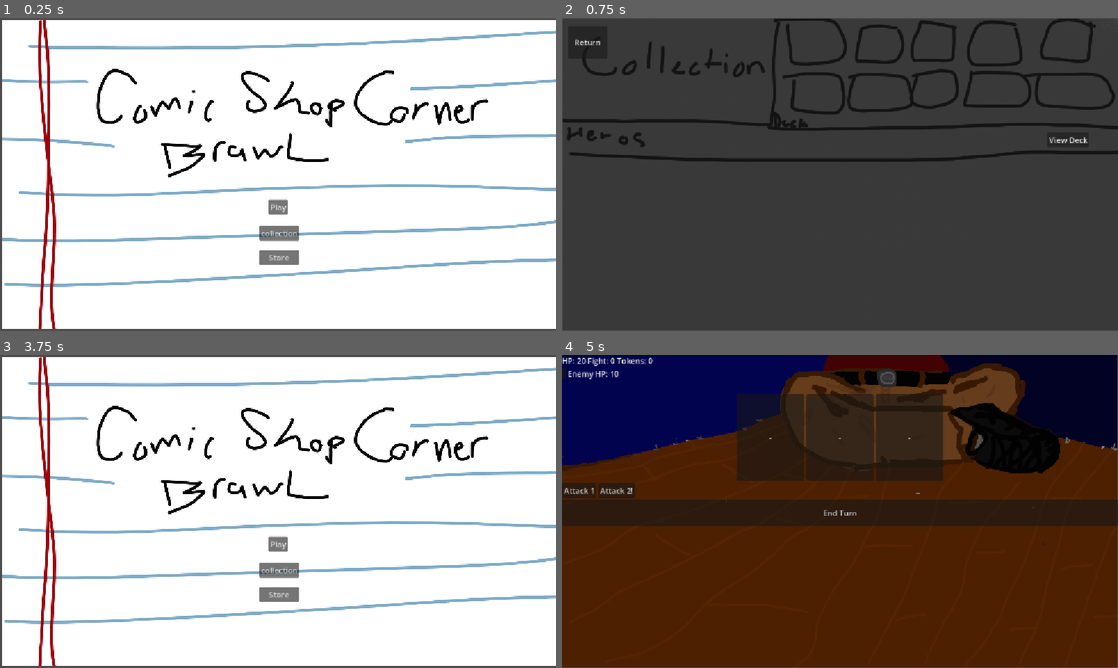
Above: before the commit, frames 1-4 (two rows, left to right).
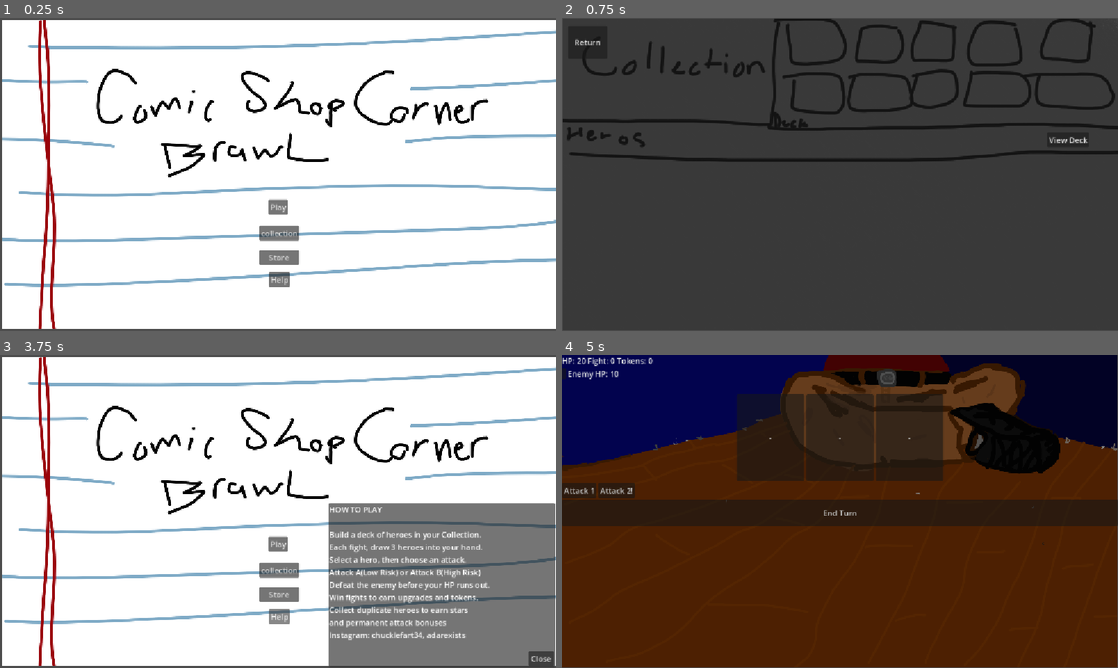
Above: after the commit, the same moments.

Repository: chucklefart34/comic-shop-corner-brawl
Game: Godot game, scene res://scenes/Title.tscn
Two runs of this game, one before a commit and one after it. Both use one fixed random seed, a clock stepped at 60 frames per second and the inputs below.
Inputs (mouse positions are in pixels of both pictures, inside the frame that each line leads up to):
- Up to frame 1 (0.25 s): no input
- Up to frame 2 (0.75 s): click "collection" at 0.5 s
- Up to frame 3 (3.75 s): click "Return" at 1.25 s; click "Store" at 2 s; click "Return" at 2.75 s; click (278, 617) at 3.5 s, where only the run after the commit has a clickable "Help"
- Up to frame 4 (5 s): click "Play" at 4.25 s

The runs differ from the first frame. In frame 1, 0.2% of the frame differs, in the area x 48-53%, y 81-86%; in frame 2, nothing differs; in frame 3, 21%, in the area x 48-100%, y 47-100%; in frame 4, nothing differs.

Commit message:
sound update
clicky  + hover sounds

Diff:
--- a/project.godot
+++ b/project.godot
@@ -20,6 +20,7 @@
 HeroDataBase="*uid://71px2f1qcjhk"
 RunData="*uid://bmymas1qclryn"
 SaveManager="*uid://ckx4tpsrurw5a"
+SoundManager="*uid://d3ekf61pgoxxt"
 
 [display]
 
--- a/scenes/Title.tscn
+++ b/scenes/Title.tscn
@@ -2,6 +2,9 @@
 
 [ext_resource type="Script" uid="uid://c8mdnb7kale0g" path="res://scripts/title.gd" id="1_c0dwi"]
 [ext_resource type="Texture2D" uid="uid://b0awh7tfcchsi" path="res://picstures/title.png" id="2_ax32a"]
+[ext_resource type="Script" uid="uid://d3ekf61pgoxxt" path="res://scripts/SoundManager.gd" id="3_aa56r"]
+[ext_resource type="AudioStream" uid="uid://cbxhb7o6q8gfr" path="res://Sounds/Hover.ogg" id="4_aa56r"]
+[ext_resource type="AudioStream" uid="uid://dh504xa52kms5" path="res://Sounds/click.ogg" id="5_mh4yb"]
 
 [node name="Title" type="Control" unique_id=2103769830]
 layout_mode = 3
@@ -49,3 +52,44 @@
 position = Vector2(578, 324.00003)
 scale = Vector2(0.5973959, 0.5935185)
 texture = ExtResource("2_ax32a")
+
+[node name="HelpButton" type="Button" parent="." unique_id=781902161]
+layout_mode = 0
+offset_left = 557.0
+offset_top = 526.0
+offset_right = 601.0
+offset_bottom = 557.0
+text = "Help"
+
+[node name="HelpPanel" type="Panel" parent="." unique_id=1309630667]
+layout_mode = 0
+offset_left = 681.0
+offset_top = 307.0
+offset_right = 1150.0
+offset_bottom = 645.0
+
+[node name="CloseHelpButton" type="Button" parent="HelpPanel" unique_id=1493927087]
+layout_mode = 0
+offset_left = 414.0
+offset_top = 306.0
+offset_right = 467.0
+offset_bottom = 337.0
+text = "Close"
+
+[node name="HelpText" type="Label" parent="HelpPanel" unique_id=701997194]
+layout_mode = 0
+offset_left = 1.0
+offset_top = 1.0
+offset_right = 462.0
+offset_bottom = 334.0
+
+[node name="SoundManager" type="Node2D" parent="." unique_id=671370362]
+script = ExtResource("3_aa56r")
+
+[node name="Music" type="AudioStreamPlayer" parent="SoundManager" unique_id=2043116249]
+
+[node name="Hover" type="AudioStreamPlayer" parent="SoundManager" unique_id=1274231214]
+stream = ExtResource("4_aa56r")
+
+[node name="Click" type="AudioStreamPlayer" parent="SoundManager" unique_id=459730217]
+stream = ExtResource("5_mh4yb")
--- a/scenes/Upgrade.tscn
+++ b/scenes/Upgrade.tscn
@@ -37,6 +37,6 @@
 
 [node name="Sprite2D" type="Sprite2D" parent="." unique_id=1617324242]
 z_index = -1000
-position = Vector2(581, 323.5)
+position = Vector2(576, 319.00003)
 scale = Vector2(0.6, 0.6064815)
 texture = ExtResource("2_p0jec")
--- a/scripts/Game.gd
+++ b/scripts/Game.gd
@@ -51,6 +51,9 @@
 		btn.icon_alignment = HORIZONTAL_ALIGNMENT_CENTER
 		btn.vertical_icon_alignment = VERTICAL_ALIGNMENT_TOP
 		btn.custom_minimum_size = Vector2(140, 180)
+
+
+
 
 	start_fight()
 
@@ -68,6 +71,17 @@
 	)
 	end_turn_btn.pressed.connect(end_turn)
 
+	connect_button_sounds(self)
+
+func connect_button_sounds(node: Node):
+	for child in node.get_children():
+		if child is Button:
+			if not child.mouse_entered.is_connected(SoundManager.play_hover):
+				child.mouse_entered.connect(SoundManager.play_hover)
+			if not child.pressed.is_connected(SoundManager.play_click):
+				child.pressed.connect(SoundManager.play_click)
+		connect_button_sounds(child)
+
 # ----------------------------
 # FIGHT START
 # ----------------------------
--- /dev/null
+++ b/scripts/SoundManager.gd
@@ -0,0 +1,21 @@
+extends Node
+
+@onready var hover_player = AudioStreamPlayer.new()
+@onready var click_player = AudioStreamPlayer.new()
+
+var hover_sound = preload("res://Sounds/hover.ogg")
+var click_sound = preload("res://Sounds/click.ogg")
+
+func _ready():
+	add_child(hover_player)
+	add_child(click_player)
+	hover_player.stream = hover_sound
+	click_player.stream = click_sound
+
+func play_hover():
+	hover_player.stop()
+	hover_player.play()
+
+func play_click():
+	click_player.stop()
+	click_player.play()
--- a/scripts/Store.gd
+++ b/scripts/Store.gd
@@ -14,6 +14,14 @@
 		update_currency_label()
 	)
 
+	connect_button_sounds(self)
+
+func connect_button_sounds(node: Node):
+	for child in node.get_children():
+		if child is Button:
+			child.mouse_entered.connect(SoundManager.play_hover)
+			child.pressed.connect(SoundManager.play_click)
+		connect_button_sounds(child)  # recurse into children too
 
 func update_currency_label():
 	currency_label.text = "Tokens: " + str(SaveManager.data["currency"])
@@ -34,6 +42,8 @@
 	hero_name_label.text = "You got: " + hero["display_name"]
 	SaveManager.add_hero(hero_id)
 	update_currency_label()
+
+
 
 func open_booster():
 	var rarity = roll_rarity()
--- a/scripts/Upgrade.gd
+++ b/scripts/Upgrade.gd
@@ -22,6 +22,7 @@
 	option1.pressed.connect(func(): pick_upgrade(0))
 	option2.pressed.connect(func(): pick_upgrade(1))
 	option3.pressed.connect(func(): pick_upgrade(2))
+
 
 # PICK UPGRADE
 func pick_upgrade(index: int):
@@ -53,3 +54,12 @@
 	info_label.text = "Upgrade applied!"
 	await get_tree().create_timer(0.8).timeout
 	get_tree().change_scene_to_file("res://scenes/Game.tscn")
+
+	connect_button_sounds(self)
+
+func connect_button_sounds(node: Node):
+	for child in node.get_children():
+		if child is Button:
+			child.mouse_entered.connect(SoundManager.play_hover)
+			child.pressed.connect(SoundManager.play_click)
+		connect_button_sounds(child)  # recurse into children too
--- a/scripts/collection.gd
+++ b/scripts/collection.gd
@@ -28,6 +28,16 @@
 	return_button.pressed.connect(func():
 		get_tree().change_scene_to_file("res://scenes/Title.tscn")
 	)
+
+	connect_button_sounds(self)
+
+func connect_button_sounds(node: Node):
+	for child in node.get_children():
+		if child is Button:
+			child.mouse_entered.connect(SoundManager.play_hover)
+			child.pressed.connect(SoundManager.play_click)
+		connect_button_sounds(child)  # recurse into children too
+
 
 func _on_view_deck_button_pressed():
 	build_deck_panel()
--- a/scripts/death.gd
+++ b/scripts/death.gd
@@ -8,7 +8,19 @@
 	stats_label.text = "Total Battles Won: " + str(RunData.battles_won)
 	run_stats_label.text = "Battles won this round: " + str(RunData.fight_index)
 
+
+
+
 	return_button.pressed.connect(func():
+		get_tree().change_scene_to_file("res://scenes/Title.tscn")
 		RunData.reset()
-		get_tree().change_scene_to_file("res://scenes/Title.tscn")
 )
+
+	connect_button_sounds(self)
+
+func connect_button_sounds(node: Node):
+	for child in node.get_children():
+		if child is Button:
+			child.mouse_entered.connect(SoundManager.play_hover)
+			child.pressed.connect(SoundManager.play_click)
+		connect_button_sounds(child)  # recurse into children too
--- a/scripts/title.gd
+++ b/scripts/title.gd
@@ -3,6 +3,10 @@
 @onready var play_button = $PlayButton
 @onready var store_button = $StoreButton
 @onready var collection_button = $CollectionButton
+@onready var help_button = $HelpButton
+@onready var help_panel = $HelpPanel
+@onready var help_text = $HelpPanel/HelpText
+@onready var close_help_button = $HelpPanel/CloseHelpButton
 
 func _ready():
 	SaveManager.load_game()
@@ -16,3 +20,34 @@
 	collection_button.pressed.connect(func():
 		get_tree().change_scene_to_file("res://scenes/Collection.tscn")
 )
+	help_panel.visible = false
+	help_button.pressed.connect(_on_help_button_pressed)
+	close_help_button.pressed.connect(_on_close_help_button_pressed)
+
+	connect_button_sounds(self)
+
+func connect_button_sounds(node: Node):
+	for child in node.get_children():
+		if child is Button:
+			child.mouse_entered.connect(SoundManager.play_hover)
+			child.pressed.connect(SoundManager.play_click)
+		connect_button_sounds(child)  # recurse into children too
+
+	help_text.text = "HOW TO PLAY\n\n" + \
+		"Build a deck of heroes in your Collection.\n" + \
+		"Each fight, draw 3 heroes into your hand.\n" + \
+		"Select a hero, then choose an attack.\n" + \
+		"Attack A(Low Risk) or Attack B(High Risk)\n" + \
+		"Defeat the enemy before your HP runs out.\n" + \
+		"Win fights to earn upgrades and tokens.\n" + \
+		"Collect duplicate heroes to earn stars\n" + \
+		"and permanent attack bonuses\n" + \
+		"Instagram: chucklefart34, adarexists "
+
+
+
+func _on_help_button_pressed():
+	help_panel.visible = true
+
+func _on_close_help_button_pressed():
+	help_panel.visible = false
Not shown, added: Sounds/Hover.ogg.import
Not shown, added: Sounds/click.ogg.import
Not shown, added: scripts/SoundManager.gd.uid
Not shown, added: Sounds/Hover.ogg
Not shown, added: Sounds/click.ogg
